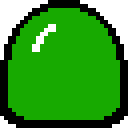
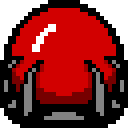
Comparing the layer stacks of the two 128x128 images. Changes:
added group "V4" with 8 layers above "V3" over [0, 8, 128, 128]
added layer "Layer #2" in group "V4" over [32, 24, 56, 52]
added layer "Layer #5" (44%) in group "V4" over [12, 72, 116, 104]
added layer "Layer #6" in group "V4" over [0, 68, 128, 128]
added layer "Layer copy #9" in group "V4" over [0, 8, 128, 112]
added layer "Layer #4" (25%) in group "V4" over [12, 60, 116, 88]
added layer "Layer #3" in group "V4" over [8, 56, 120, 100]
added layer "Layer copy #8" in group "V4" over [8, 8, 120, 112]
hid group "V3" (4 layers) over [0, 8, 128, 128]
